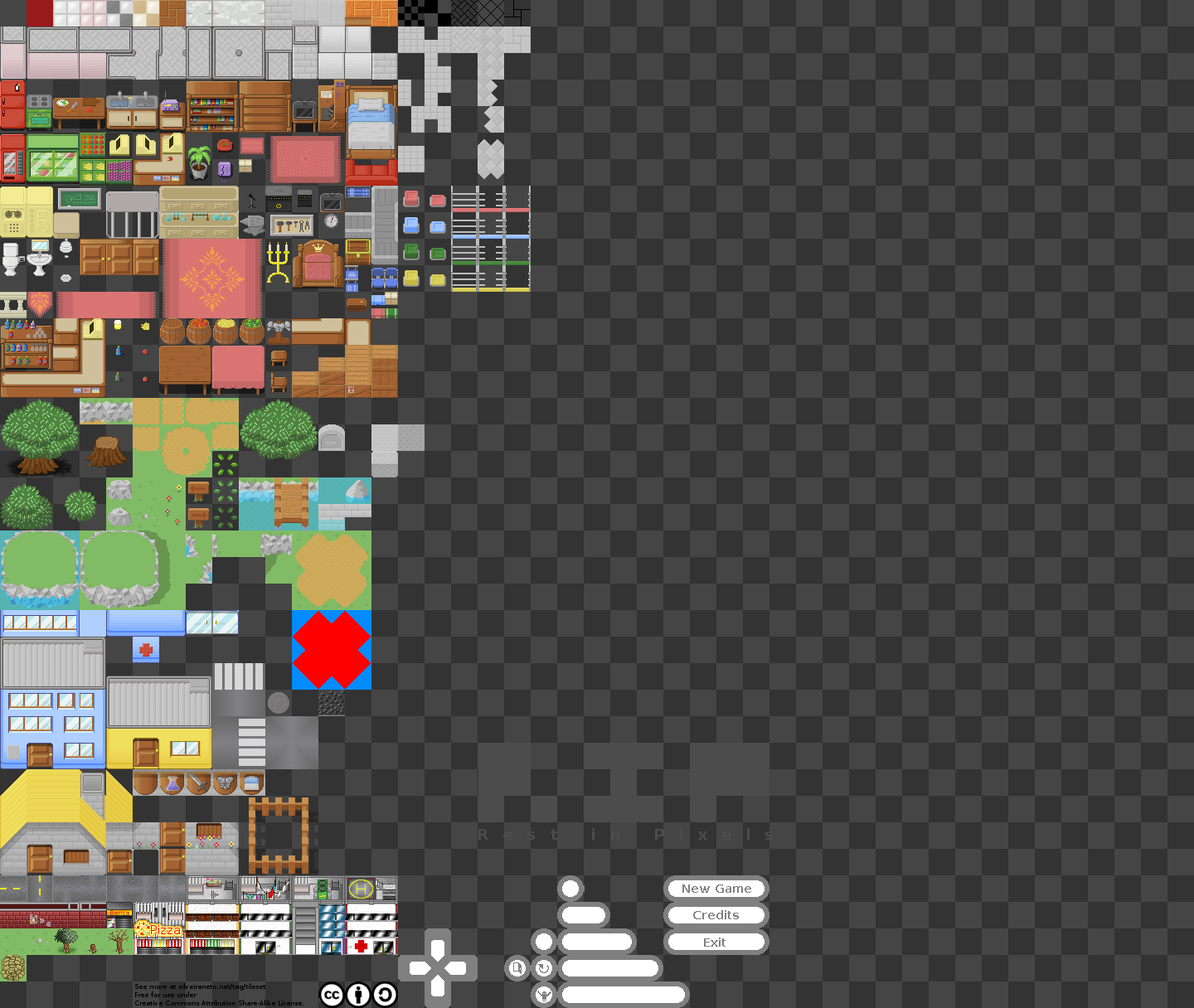
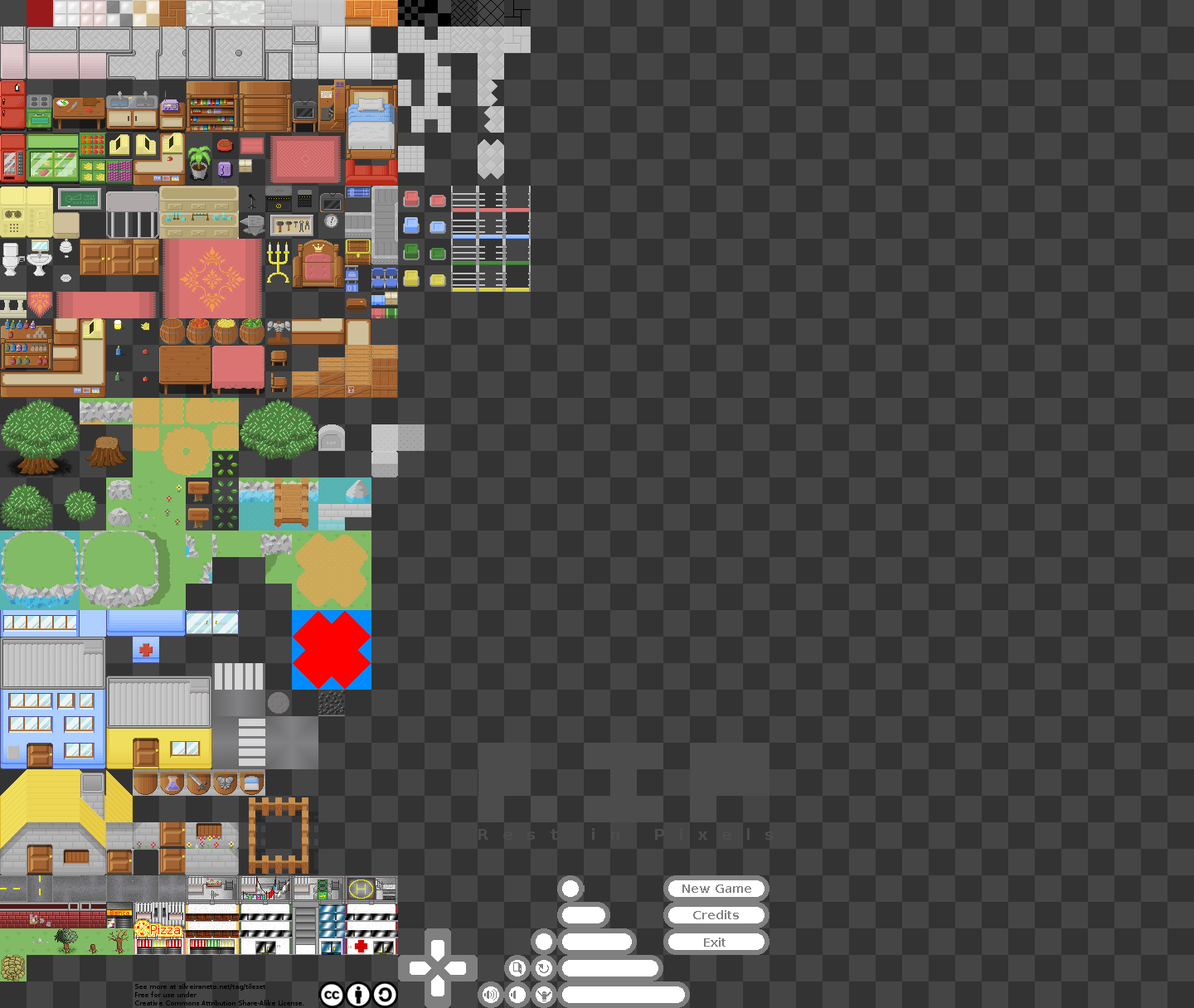
Layers edited between the first and the second w=1194, h=1008 image:
painted on "Background" over [left=477, top=981, right=531, bottom=1008]
